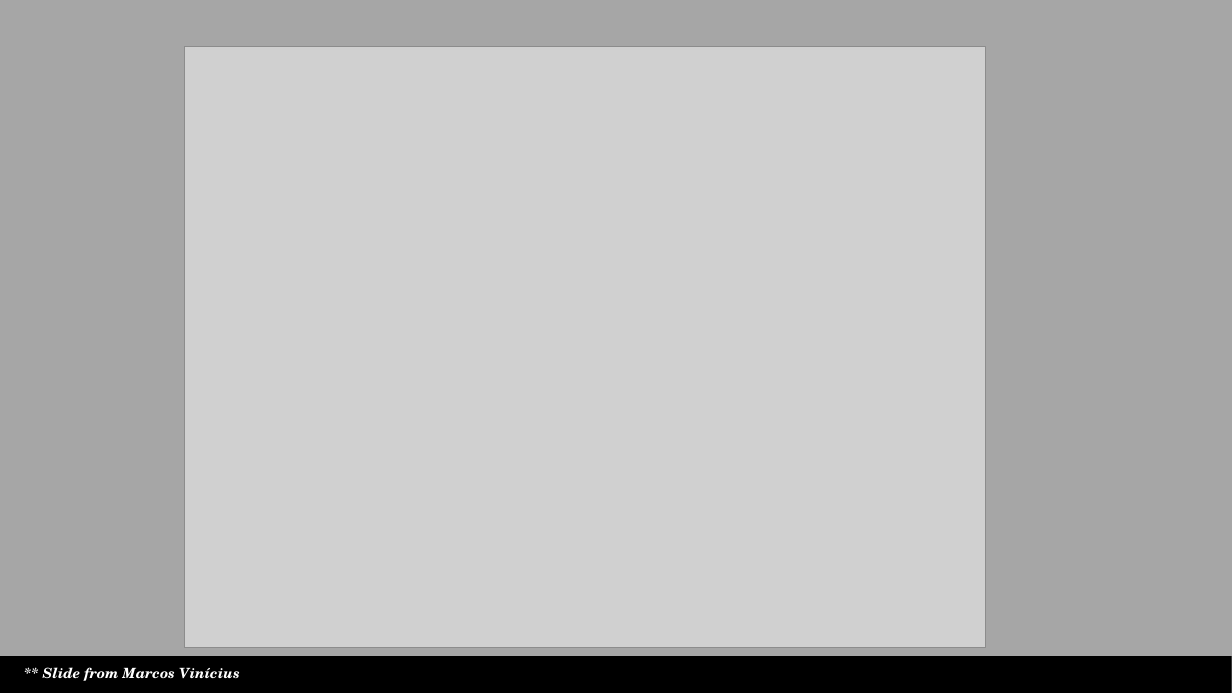
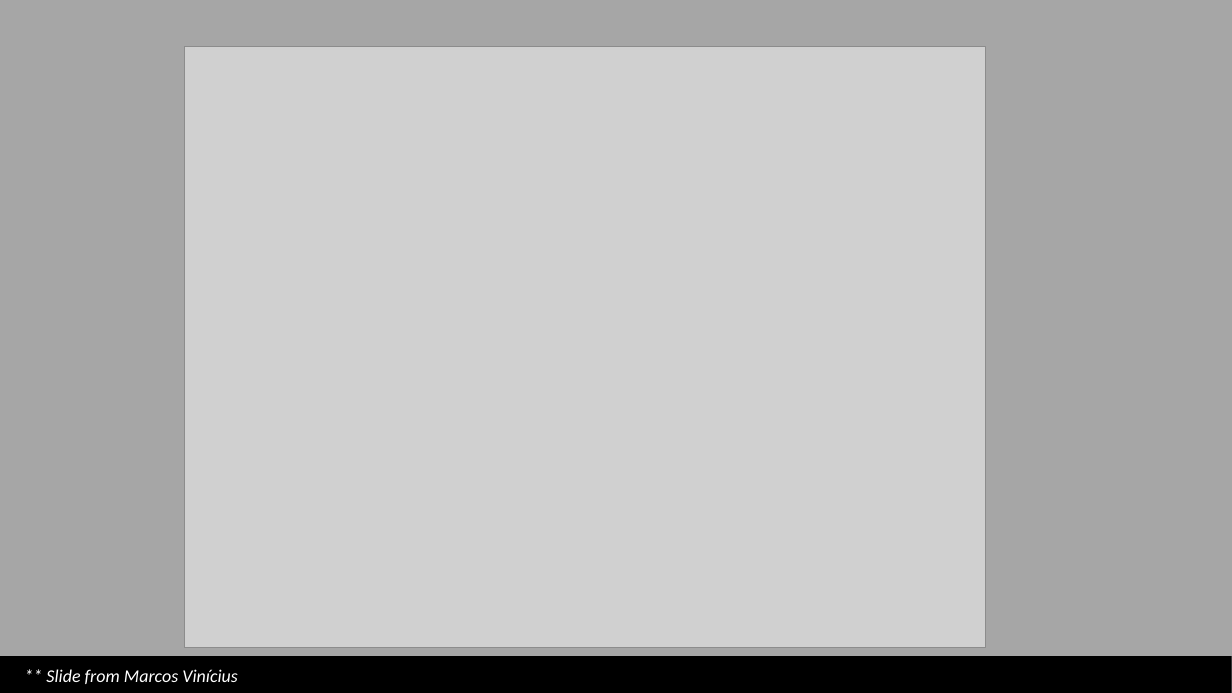
Before and after one commit to spietrek/SharePointCincy2015, a slide deck: slide 43 of Building SPAs in SharePoint Using AngularJS.pptx (slide 42 before the commit). Drawn at 1232x693 pixels with LibreOffice and Linux fonts; fonts in the diff are those of the drawing; grey boxes stand for pictures; background and template pictures are left out. Boxes give left, top, right and bottom in pixels: in the first picture for what was removed or moved away, otherwise in the second. Text is boxed around its words. In the diff, an @@ line names an element or a change of style, - is before the commit and + after.

```diff
--- a/Building SPAs in SharePoint Using AngularJS.pptx
+++ b/Building SPAs in SharePoint Using AngularJS.pptx
@@ text "** Slide from Marcos Vinícius" at <box>46,669,238,684</box>: size 11 to 14 pt, font TeX Gyre Schola to Calibri, bold off @@
```
Also in this commit, not shown: 8 other slides changed, 2 slides added, 1 slide removed.
